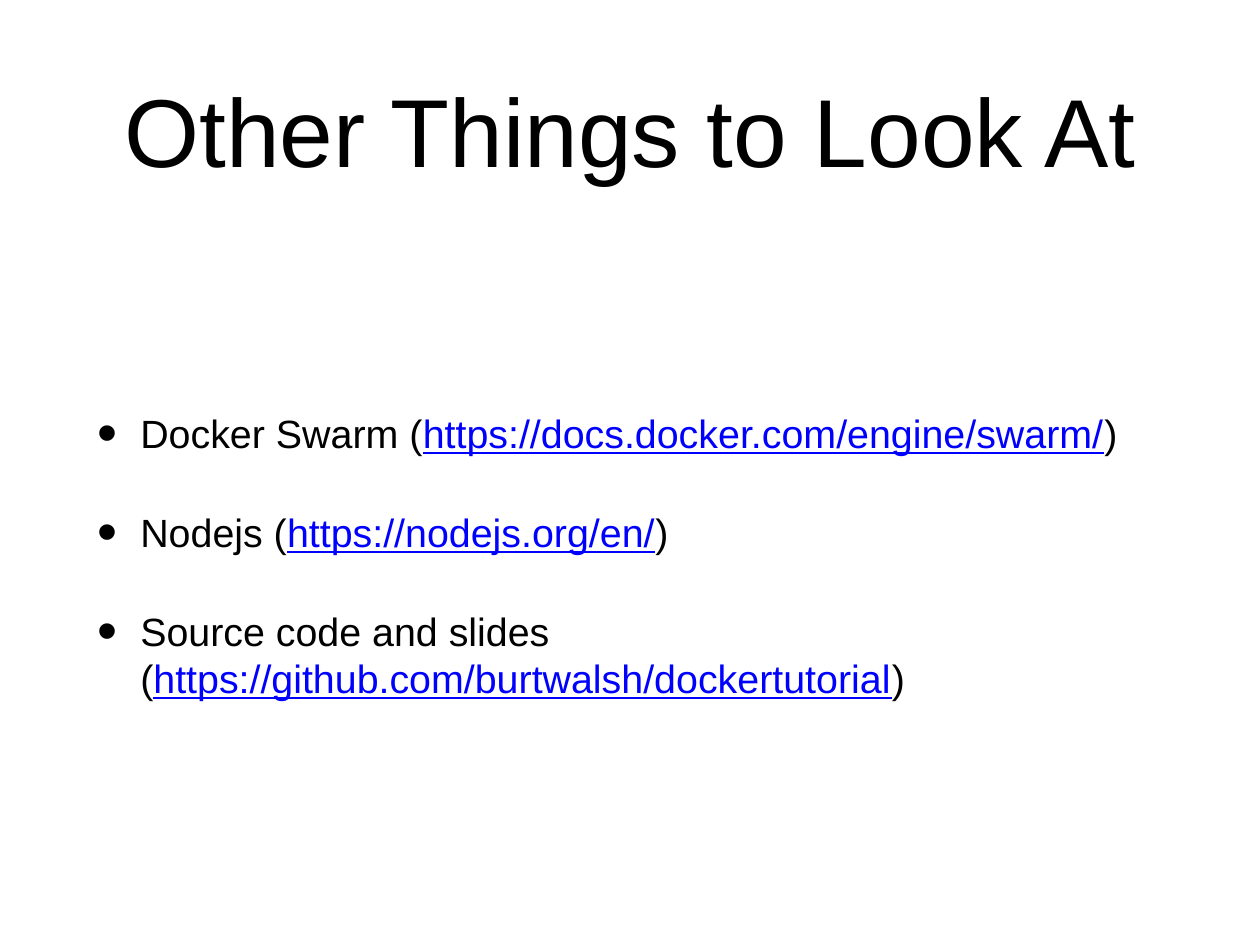
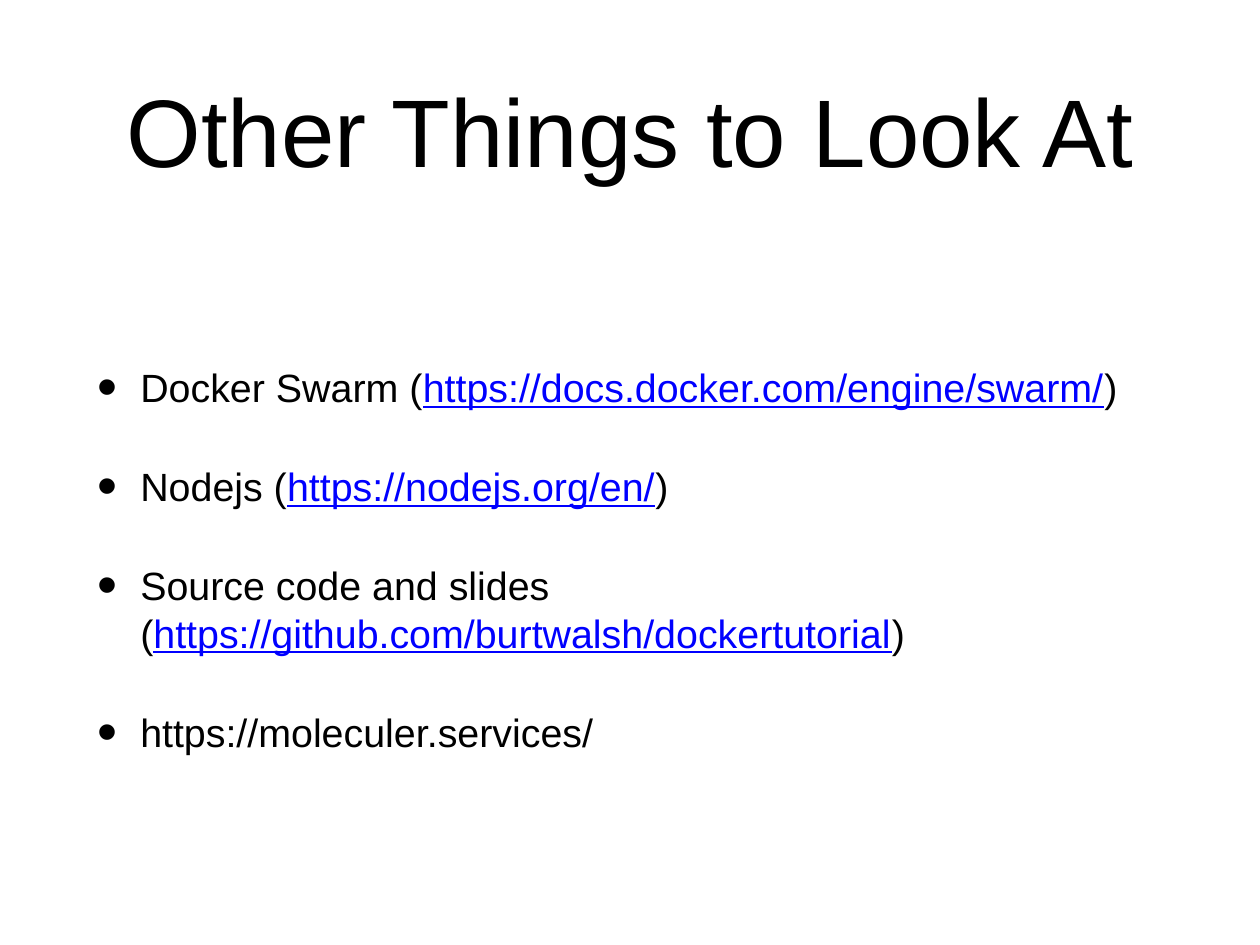
Before and after one commit to ASTApplicationWorkGroup/dockertutorial_part1, a slide deck: slide 40 of docker.pptx (slide 33 before the commit). Drawn at 1260x945 pixels with LibreOffice and Linux fonts; fonts in the diff are those of the drawing. Boxes give left, top, right and bottom in pixels: in the first picture for what was removed or moved away, otherwise in the second. Text is boxed around its words. In the diff, an @@ line names an element or a change of style, - is before the commit and + after.

```diff
--- a/docker.pptx
+++ b/docker.pptx
@@ title "Other Things to Look At" at [127, 97, 1133, 185]: size 78.4 to 78 pt @@
@@ text at [140, 718, 593, 754]: paragraph added @@
+• https://moleculer.services/
```
Also in this commit, not shown: 10 other slides changed, 7 slides added.
